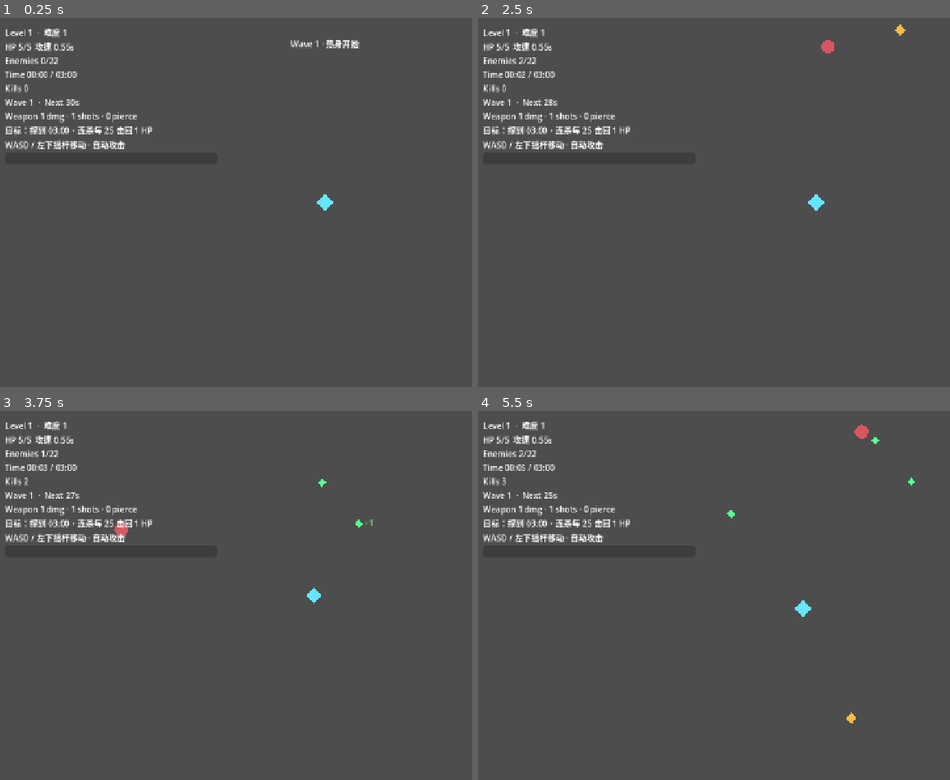
Above: before the commit, frames 1-4 (two rows, left to right).
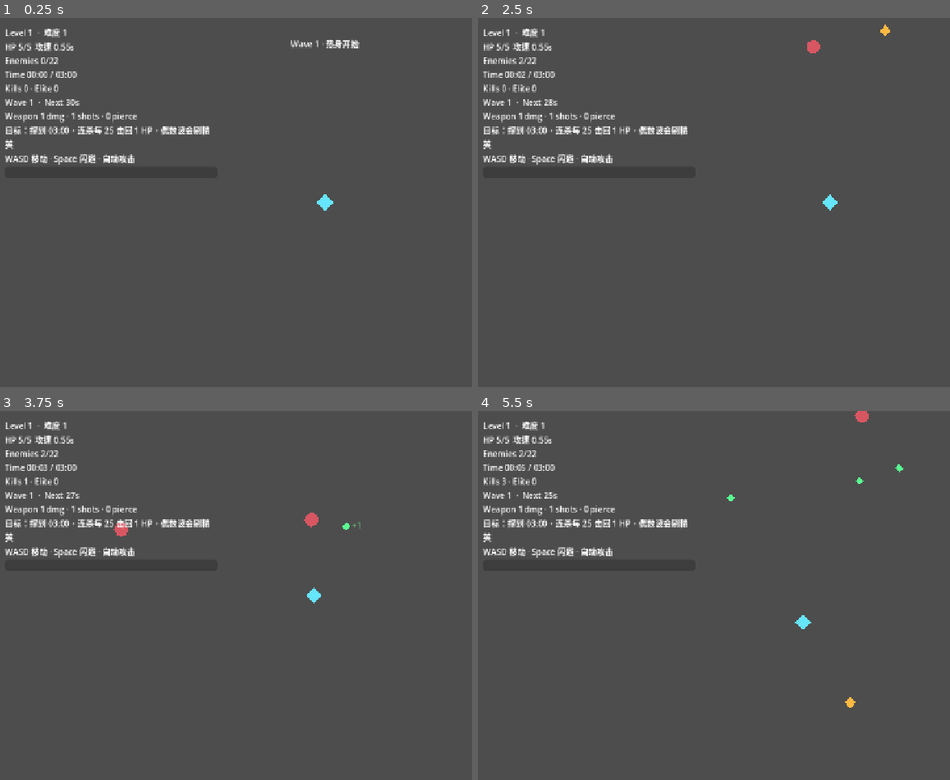
Above: after the commit, the same moments.

Repository: clhwbd/survivor-demo
Game: Godot game, scene res://scenes/main.tscn
Two runs of this game, one before a commit and one after it. Both use one fixed random seed, a clock stepped at 60 frames per second and the inputs below.
Inputs (mouse positions are in pixels of both pictures, inside the frame that each line leads up to):
- Up to frame 1 (0.25 s): no input
- Up to frame 2 (2.5 s): tap Enter at 0.5, 2.1 s; move the mouse to (945, 184) at 0.52 s; hold D (move_right) 0.53-1.25 s; tap Space (dash_run, bound only after the commit) at 0.6, 2.3 s; click (945, 184) at 0.67 s; drag from (671, 220) to (770, 276) at 1.27 s; tap R (restart_run) at 2 s; move the mouse to (869, 121) at 2.02 s; hold D (move_right) from 2.03 s (still down)
- Up to frame 3 (3.75 s): release D (move_right) at 2.75 s; drag from (292, 669) to (127, 540) at 2.77 s; move the mouse to (outside the picture) at 3.52 s; hold A (move_left) from 3.53 s (still down); tap Space (dash_run, bound only after the commit) at 3.6 s
- Up to frame 4 (5.5 s): release A (move_left) at 4.25 s; drag from (605, 540) to (704, 503) at 4.27 s; move the mouse to (836, 595) at 5.02 s; hold S (move_down) from 5.03 s (still down); tap Enter at 5.1 s; click (836, 595) at 5.17 s; tap Space (dash_run, bound only after the commit) at 5.3 s

The runs differ from the first frame. In frame 1, 1.1% of the frame differs, in the area x 1-45%, y 18-40%; in frame 2, 1.5%; in frame 3, 1.3%; in frame 4, 1.6%, in the area x 1-93%, y 0-85%.

Commit message:
feat: add dash controls and elite wave polish

Diff:
--- a/game/project.godot
+++ b/game/project.godot
@@ -66,3 +66,9 @@
 "events": [Object(InputEventKey,"resource_local_to_scene":false,"resource_name":"","device":-1,"window_id":0,"alt_press …(194 unchanged characters)…
 ]
 }
+dash_run={
+"deadzone": 0.2,
+"events": [Object(InputEventKey,"resource_local_to_scene":false,"resource_name":"","device":-1,"window_id":0,"alt_pressed":false,"shift_pressed":false,"ctrl_pressed":false,"meta_pressed":false,"pressed":false,"keycode":32,"physical_keycode":32,"key_label":32,"unicode":32,"location":0,"echo":false,"script":null)
+, Object(InputEventKey,"resource_local_to_scene":false,"resource_name":"","device":-1,"window_id":0,"alt_pressed":false,"shift_pressed":false,"ctrl_pressed":false,"meta_pressed":false,"pressed":false,"keycode":4194320,"physical_keycode":0,"key_label":4194320,"unicode":0,"location":0,"echo":false,"script":null)
+]
+}
--- a/game/scenes/main.tscn
+++ b/game/scenes/main.tscn
@@ -175,17 +175,32 @@
 grow_vertical = 0
 script = ExtResource("6_joystick")
 
-[node name="MobileHint" type="Label" parent="HUD"]
+[node name="DashButton" type="Button" parent="HUD"]
 visible = false
 anchors_preset = 12
 anchor_left = 1.0
 anchor_top = 1.0
 anchor_right = 1.0
 anchor_bottom = 1.0
+offset_left = -214.0
+offset_top = -206.0
+offset_right = -34.0
+offset_bottom = -106.0
+grow_horizontal = 0
+grow_vertical = 0
+text = "闪避"
+
+[node name="MobileHint" type="Label" parent="HUD"]
+visible = false
+anchors_preset = 12
+anchor_left = 1.0
+anchor_top = 1.0
+anchor_right = 1.0
+anchor_bottom = 1.0
 offset_left = -236.0
-offset_top = -176.0
+offset_top = -292.0
 offset_right = -24.0
-offset_bottom = -110.0
+offset_bottom = -222.0
 grow_horizontal = 0
 grow_vertical = 0
 autowrap_mode = 3
--- a/game/scripts/enemy_basic.gd
+++ b/game/scripts/enemy_basic.gd
@@ -12,44 +12,69 @@
 var target: Node2D
 var health: int
 var _last_hit_msec: int = 0
+var is_elite: bool = false
+var elite_bonus_scale: float = 1.0
 
 @onready var body_polygon: Polygon2D = $Body
 
 func _ready() -> void:
-    health = max_health
-    if target == null and not target_path.is_empty():
-        target = get_node_or_null(target_path) as Node2D
+	health = max_health
+	if target == null and not target_path.is_empty():
+		target = get_node_or_null(target_path) as Node2D
 
 func _physics_process(_delta: float) -> void:
-    if target == null or not is_instance_valid(target):
-        velocity = Vector2.ZERO
-        move_and_slide()
-        return
+	if target == null or not is_instance_valid(target):
+		velocity = Vector2.ZERO
+		move_and_slide()
+		return
 
-    var to_target := target.global_position - global_position
-    if to_target.length_squared() <= 324.0:
-        velocity = Vector2.ZERO
-        var now := Time.get_ticks_msec()
-        if now - _last_hit_msec >= 700:
-            _last_hit_msec = now
-            if target.has_method("take_damage"):
-                target.take_damage(contact_damage)
-    else:
-        velocity = to_target.normalized() * move_speed
+	var to_target := target.global_position - global_position
+	var hit_distance_sq := 324.0
+	if is_elite:
+		hit_distance_sq = 484.0
+	if to_target.length_squared() <= hit_distance_sq:
+		velocity = Vector2.ZERO
+		var now := Time.get_ticks_msec()
+		var hit_cooldown := 700
+		if is_elite:
+			hit_cooldown = 520
+		if now - _last_hit_msec >= hit_cooldown:
+			_last_hit_msec = now
+			if target.has_method("take_damage"):
+				target.take_damage(contact_damage)
+	else:
+		velocity = to_target.normalized() * move_speed
 
-    move_and_slide()
+	move_and_slide()
 
 func take_damage(amount: int) -> void:
-    health -= amount
-    _flash(Color(1.0, 1.0, 1.0, 1.0), 0.08)
-    if health <= 0:
-        died.emit(self, global_position, xp_reward)
-        queue_free()
+	health -= amount
+	if is_elite:
+		_flash(Color(1.0, 0.92, 0.35, 1.0), 0.10)
+	else:
+		_flash(Color(1.0, 1.0, 1.0, 1.0), 0.08)
+	if health <= 0:
+		died.emit(self, global_position, xp_reward)
+		queue_free()
+
+func make_elite(scale_bonus: float = 1.22) -> void:
+	if is_elite:
+		return
+	is_elite = true
+	elite_bonus_scale = scale_bonus
+	move_speed = move_speed * 1.10
+	max_health = maxi(max_health + 3, int(round(float(max_health) * 2.2)))
+	health = max_health
+	contact_damage += 1
+	xp_reward = maxi(xp_reward + 3, xp_reward * 2)
+	scale = Vector2.ONE * scale_bonus
+	if body_polygon != null:
+		body_polygon.color = Color(1.0, 0.72, 0.26, 1.0)
 
 func _flash(color_value: Color, duration: float) -> void:
-    if body_polygon == null:
-        return
-    var original := body_polygon.color
-    body_polygon.color = color_value
-    var tween := create_tween()
-    tween.tween_property(body_polygon, "color", original, duration)
+	if body_polygon == null:
+		return
+	var original := body_polygon.color
+	body_polygon.color = color_value
+	var tween := create_tween()
+	tween.tween_property(body_polygon, "color", original, duration)
--- a/game/scripts/main.gd
+++ b/game/scripts/main.gd
@@ -30,8 +30,13 @@
 var _last_level: int = 1
 var _browser_hint_acknowledged: bool = false
 var _heals_awarded_by_kills: int = 0
+var _elites_spawned_total: int = 0
+var _camera_shake_strength: float = 0.0
+var _camera_shake_time: float = 0.0
+var _camera_base_offset: Vector2 = Vector2.ZERO
 
 @onready var player: CharacterBody2D = $Player
+@onready var player_camera: Camera2D = $Player/Camera2D
 @onready var enemies: Node2D = $Enemies
 @onready var projectiles: Node2D = $Projectiles
 @onready var pickups: Node2D = $Pickups
@@ -54,6 +59,7 @@
 @onready var focus_detail: Label = $HUD/FocusOverlay/PanelContainer/MarginContainer/VBoxContainer/DetailLabel
 @onready var restart_button: Button = $HUD/RestartButton
 @onready var joystick: Control = $HUD/TouchJoystick
+@onready var dash_button: Button = $HUD/DashButton
 @onready var mobile_hint: Label = $HUD/MobileHint
 
 func _ready() -> void:
@@ -84,14 +90,21 @@
 	player.stats_changed.connect(_on_player_stats_changed)
 	if player.has_signal("died"):
 		player.died.connect(_on_player_died)
+	if player.has_signal("dash_state_changed"):
+		player.dash_state_changed.connect(_on_player_dash_state_changed)
 
 	if joystick != null:
 		joystick.vector_changed.connect(_on_joystick_vector_changed)
+	if dash_button != null:
+		dash_button.pressed.connect(_on_dash_button_pressed)
 	if restart_button != null:
 		restart_button.pressed.connect(_reload_scene)
+	if player_camera != null:
+		_camera_base_offset = player_camera.offset
 
 	_on_player_xp_changed(player.xp, player.xp_to_next, player.level)
 	_on_player_stats_changed(player.health, player.max_health, player.level)
+	_on_player_dash_state_changed(true, 0.0, false)
 	_update_enemy_count()
 	_update_meta_hud()
 	_apply_wave_state(true)
@@ -111,6 +124,7 @@
 	_update_enemy_count()
 	_update_meta_hud()
 	_update_focus_overlay()
+	_update_camera_feedback(delta)
 
 func _input(event: InputEvent) -> void:
 	if event is InputEventMouseButton and event.pressed:
@@ -133,6 +147,8 @@
 	var show_touch_ui := OS.has_feature("web") or OS.has_feature("mobile")
 	if joystick != null:
 		joystick.visible = show_touch_ui
+	if dash_button != null:
+		dash_button.visible = show_touch_ui
 	if mobile_hint != null:
 		mobile_hint.visible = show_touch_ui
 	if focus_overlay != null:
@@ -154,7 +170,7 @@
 	if not needs_hint:
 		return
 	focus_title.text = "轻触画面开始 / 恢复操控"
-	focus_detail.text = "网页端首次进入或浏览器失焦后，需要先点一下游戏区域。\n桌面端可用 WASD，手机端拖动左下角摇杆移动。"
+	focus_detail.text = "网页端首次进入或浏览器失焦后，需要先点一下游戏区域。\n桌面端可用 WASD + Space 闪避，手机端拖动左下角摇杆并点右下闪避。"
 
 func _update_difficulty() -> void:
 	var next_stage := int(floor(elapsed_time / difficulty_step_seconds))
@@ -162,8 +178,11 @@
 		return
 
 	difficulty_stage = next_stage
-	spawn_timer.wait_time = max(0.28, spawn_interval - difficulty_stage * 0.06)
-	max_alive_enemies = min(88, 18 + difficulty_stage * 5 + wave_index * 2)
+	spawn_timer.wait_time = maxf(0.28, spawn_interval - difficulty_stage * 0.06)
+	max_alive_enemies = mini(88, 18 + difficulty_stage * 5 + wave_index * 2)
+	if difficulty_stage > 0:
+		_show_banner("危险升级 · Stage %d" % (difficulty_stage + 1))
+		_add_camera_shake(5.0, 0.18)
 
 func _update_wave_progress() -> void:
 	var target_wave: int = mini(int(floor(elapsed_time / wave_length_seconds)) + 1, int(ceil(demo_goal_seconds / wave_length_seconds)))
@@ -172,14 +191,31 @@
 		_apply_wave_state(false)
 
 func _apply_wave_state(is_initial: bool) -> void:
-	spawn_count_per_wave = min(8, 1 + int((wave_index - 1) / 1.5))
-	max_alive_enemies = min(88, 14 + wave_index * 8 + difficulty_stage * 4)
-	spawn_timer.wait_time = max(0.28, spawn_interval - wave_index * 0.08 - difficulty_stage * 0.05)
+	spawn_count_per_wave = mini(8, 1 + int((wave_index - 1) / 1.5))
+	max_alive_enemies = mini(88, 14 + wave_index * 8 + difficulty_stage * 4)
+	spawn_timer.wait_time = maxf(0.28, spawn_interval - wave_index * 0.08 - difficulty_stage * 0.05)
 	if not is_initial:
 		player.heal(1)
 		_show_banner("Wave %d · 火力升级" % wave_index)
 		_spawn_popup(player.global_position + Vector2(0, -32), "+1 HP", Color(0.55, 1.0, 0.65, 1.0))
+		_add_camera_shake(7.0, 0.26)
+		_spawn_elite_pack_for_wave()
 	_update_tip_text()
+
+func _spawn_elite_pack_for_wave() -> void:
+	if wave_index < 2 or game_over or demo_clear:
+		return
+	var elite_count := 0
+	if wave_index % 2 == 0:
+		elite_count += 1
+	if wave_index >= 5:
+		elite_count += 1
+	for _i in elite_count:
+		if enemies.get_child_count() >= max_alive_enemies:
+			break
+		_spawn_enemy(true)
+	if elite_count > 0:
+		_spawn_popup(player.global_position + Vector2(0, -58), "ELITE INBOUND", Color(1.0, 0.8, 0.3, 1.0))
 
 func _on_spawn_timer_timeout() -> void:
 	if enemy_scene == null or not is_instance_valid(player) or game_over or demo_clear:
@@ -193,13 +229,13 @@
 	for _i in spawn_total:
 		_spawn_enemy()
 
-func _spawn_enemy() -> void:
+func _spawn_enemy(force_elite: bool = false) -> void:
 	var spawn_roll := randf()
 	var scene_to_spawn: PackedScene = enemy_scene
 	var fast_weight: float = minf(0.52, 0.14 + wave_index * 0.05 + difficulty_stage * 0.02)
 	var tank_weight: float = 0.0
 	if wave_index >= 3:
-		tank_weight = min(0.26, 0.06 + (wave_index - 2) * 0.04)
+		tank_weight = minf(0.26, 0.06 + (wave_index - 2) * 0.04)
 	if tank_enemy_scene != null and spawn_roll < tank_weight:
 		scene_to_spawn = tank_enemy_scene
 	elif fast_enemy_scene != null and spawn_roll < tank_weight + fast_weight:
@@ -215,6 +251,10 @@
 	enemy.set("contact_damage", int(enemy.get("contact_damage")) + int((difficulty_stage + wave_index - 1) / 5))
 	enemy.set("xp_reward", int(enemy.get("xp_reward")) + int((wave_index - 1) / 2))
 	enemy.set("target", player)
+	if force_elite and enemy.has_method("make_elite"):
+		enemy.make_elite(1.28 + minf(0.14, float(wave_index - 2) * 0.02))
+		_elites_spawned_total += 1
+		_add_camera_shake(9.0, 0.25)
 	if enemy.has_signal("died"):
 		enemy.died.connect(_on_enemy_died)
 	enemies.add_child(enemy)
@@ -262,9 +302,15 @@
 
 	return nearest
 
-func _on_enemy_died(_enemy: Node, death_position: Vector2, xp_reward: int) -> void:
+func _on_enemy_died(enemy: Node, death_position: Vector2, xp_reward: int) -> void:
 	kill_count += 1
-	_spawn_popup(death_position, "+%d" % xp_reward, Color(0.5, 1.0, 0.6, 1.0))
+	var popup_color := Color(0.5, 1.0, 0.6, 1.0)
+	var popup_text := "+%d" % xp_reward
+	if enemy != null and bool(enemy.get("is_elite")):
+		popup_color = Color(1.0, 0.82, 0.36, 1.0)
+		popup_text = "ELITE +%d" % xp_reward
+		_add_camera_shake(8.0, 0.22)
+	_spawn_popup(death_position, popup_text, popup_color)
 	var expected_heal_rewards := int(kill_count / 25)
 	if expected_heal_rewards > _heals_awarded_by_kills:
 		_heals_awarded_by_kills = expected_heal_rewards
@@ -280,10 +326,12 @@
 	xp_orb.global_position = death_position
 	xp_orb.set("xp_value", xp_orb_value + xp_reward - 1)
 	xp_orb.set("target", player)
+	xp_orb.set("magnet_distance", 110.0 + player.level * 6.0 + (18.0 if enemy != null and bool(enemy.get("is_elite")) else 0.0))
+	xp_orb.set("move_speed", 180.0 + player.level * 7.0)
 	pickups.add_child(xp_orb)
 
 func _on_player_xp_changed(current_xp: int, xp_to_next: int, level: int) -> void:
-	attack_timer.wait_time = max(0.14, attack_interval - (level - 1) * 0.02)
+	attack_timer.wait_time = maxf(0.14, attack_interval - (level - 1) * 0.02)
 	hud_level.text = "Level %d  ·  难度 %d" % [level, difficulty_stage + 1]
 	hud_xp_bar.max_value = max(1, xp_to_next)
 	hud_xp_bar.value = current_xp
@@ -295,16 +343,38 @@
 	hud_weapon.text = "Weapon %d dmg · %d shots · %d pierce" % [1 + int((level - 1) / 3) + int((wave_index - 1) / 4), shots, pierce]
 	if level > _last_level:
 		_show_banner("LEVEL UP · Lv.%d" % level)
+		_add_camera_shake(6.0, 0.18)
 	_last_level = level
 
 func _on_player_stats_changed(health: int, max_health: int, _level: int) -> void:
 	hud_health.text = "HP %d/%d  攻速 %.2fs" % [health, max_health, attack_timer.wait_time]
 	if _last_health >= 0 and health < _last_health and not game_over:
 		_spawn_popup(player.global_position + Vector2(0, -22), "-%d" % (_last_health - health), Color(1.0, 0.45, 0.45, 1.0))
+		_add_camera_shake(10.0, 0.16)
 	_last_health = health
 	if health <= 0 and not game_over:
 		_on_player_died()
 	_update_tip_text()
+
+func _on_player_dash_state_changed(is_ready: bool, cooldown_remaining: float, is_dashing: bool) -> void:
+	if dash_button == null:
+		return
+	if is_dashing:
+		dash_button.text = "闪避!"
+		dash_button.disabled = false
+	elif is_ready:
+		dash_button.text = "闪避"
+		dash_button.disabled = false
+	else:
+		dash_button.text = "%.1fs" % cooldown_remaining
+		dash_button.disabled = true
+
+func _on_dash_button_pressed() -> void:
+	if player != null and player.has_method("request_dash"):
+		if player.request_dash():
+			_browser_hint_acknowledged = true
+			_spawn_popup(player.global_position + Vector2(0, -38), "Dash", Color(1.0, 0.92, 0.52, 1.0))
+			_add_camera_shake(4.0, 0.12)
 
 func _on_player_died() -> void:
 	if game_over:
@@ -314,6 +384,7 @@
 	attack_timer.stop()
 	hud_tip.text = "GAME OVER · 按 R 或点按钮重开"
 	_show_banner("战斗结束 · 击杀 %d" % kill_count)
+	_add_camera_shake(12.0, 0.28)
 	if restart_button != null:
 		restart_button.visible = true
 
@@ -325,6 +396,7 @@
 	attack_timer.stop()
 	hud_tip.text = "DEMO CLEAR · 按 R 或点按钮再来一局"
 	_show_banner("Demo Clear · 存活 %02d:%02d" % [int(elapsed_time) / 60, int(elapsed_time) % 60])
+	_add_camera_shake(10.0, 0.35)
 	if restart_button != null:
 		restart_button.visible = true
 
@@ -337,9 +409,9 @@
 	var seconds := total_seconds % 60
 	var next_wave_in := maxi(0, int(ceil(float(wave_index) * wave_length_seconds - elapsed_time)))
 	hud_timer.text = "Time %02d:%02d / %02d:%02d" % [minutes, seconds, int(demo_goal_seconds) / 60, int(demo_goal_seconds) % 60]
-	hud_kills.text = "Kills %d" % kill_count
+	hud_kills.text = "Kills %d · Elite %d" % [kill_count, _elites_spawned_total]
 	hud_wave.text = "Wave %d  ·  Next %02ds" % [wave_index, next_wave_in]
-	hud_objective.text = "目标：撑到 %02d:%02d，连杀每 25 击回 1 HP" % [int(demo_goal_seconds) / 60, int(demo_goal_seconds) % 60]
+	hud_objective.text = "目标：撑到 %02d:%02d，连杀每 25 击回 1 HP，偶数波会刷精英" % [int(demo_goal_seconds) / 60, int(demo_goal_seconds) % 60]
 
 func _spawn_popup(world_position: Vector2, text_value: String, color_value: Color) -> void:
 	if damage_popup_scene == null:
@@ -368,16 +440,16 @@
 func _update_tip_text() -> void:
 	if game_over or demo_clear:
 		return
-	var tip := "WASD / 左下摇杆移动 · 自动攻击"
+	var tip := "WASD 移动 · Space 闪避 · 自动攻击"
 	if OS.has_feature("web"):
-		tip = "网页端先点一下画面再操作 · WASD / 摇杆移动"
+		tip = "网页端先点一下画面再操作 · WASD / 摇杆移动 · Space / 右下闪避"
 	if player.health <= 2:
-		tip = "低血量！多拉扯，多吃经验升级回血"
+		tip = "低血量！闪避穿怪保命，多吃经验升级回血"
 	elif wave_index >= 4:
-		tip = "重装敌已加入，优先走位拉开，不要被包围"
+		tip = "重装与精英已加入，别贪输出，先拉扯再收割"
 	hud_tip.text = tip
 	if mobile_hint != null:
-		mobile_hint.text = "拖动摇杆移动\nR 键 / 右侧按钮重开"
+		mobile_hint.text = "左手摇杆走位\n右下闪避穿怪\nR / 按钮重开"
 
 func _get_spawn_position() -> Vector2:
 	var player_position := player.global_position
@@ -402,5 +474,20 @@
 	if direction.length() > 0.0:
 		_browser_hint_acknowledged = true
 
+func _add_camera_shake(strength: float, duration: float) -> void:
+	_camera_shake_strength = maxf(_camera_shake_strength, strength)
+	_camera_shake_time = maxf(_camera_shake_time, duration)
+
+func _update_camera_feedback(delta: float) -> void:
+	if player_camera == null:
+		return
+	if _camera_shake_time > 0.0:
+		_camera_shake_time = maxf(0.0, _camera_shake_time - delta)
+		_camera_shake_strength = lerpf(_camera_shake_strength, 0.0, delta * 10.0)
+		player_camera.offset = _camera_base_offset + Vector2(randf_range(-_camera_shake_strength, _camera_shake_strength), randf_range(-_camera_shake_strength, _camera_shake_strength))
+	else:
+		_camera_shake_strength = 0.0
+		player_camera.offset = player_camera.offset.lerp(_camera_base_offset, delta * 12.0)
+
 func _reload_scene() -> void:
 	get_tree().reload_current_scene()
--- a/game/scripts/player.gd
+++ b/game/scripts/player.gd
@@ -3,9 +3,13 @@
 signal xp_changed(current_xp: int, xp_to_next: int, level: int)
 signal stats_changed(health: int, max_health: int, level: int)
 signal died
+signal dash_state_changed(is_ready: bool, cooldown_remaining: float, is_dashing: bool)
 
 @export var speed: float = 240.0
 @export var max_health: int = 5
+@export var dash_speed: float = 560.0
+@export var dash_duration: float = 0.18
+@export var dash_cooldown: float = 1.35
 
 var health: int
 var level: int = 1
@@ -13,6 +17,10 @@
 var xp_to_next: int = 5
 var invulnerable_until_msec: int = 0
 var external_input_vector: Vector2 = Vector2.ZERO
+var _dash_remaining: float = 0.0
+var _dash_cooldown_remaining: float = 0.0
+var _dash_direction: Vector2 = Vector2.RIGHT
+var _last_move_direction: Vector2 = Vector2.DOWN
 
 @onready var body_polygon: Polygon2D = $Body
 
@@ -20,17 +28,62 @@
 	health = max_health
 	xp_changed.emit(xp, xp_to_next, level)
 	stats_changed.emit(health, max_health, level)
+	dash_state_changed.emit(true, 0.0, false)
 
-func _physics_process(_delta: float) -> void:
+func _physics_process(delta: float) -> void:
 	var keyboard_dir := Input.get_vector("move_left", "move_right", "move_up", "move_down")
 	var input_dir := keyboard_dir
 	if external_input_vector.length() > keyboard_dir.length():
 		input_dir = external_input_vector
-	velocity = input_dir.limit_length(1.0) * speed
+	input_dir = input_dir.limit_length(1.0)
+	if input_dir.length() > 0.0:
+		_last_move_direction = input_dir
+
+	if _dash_cooldown_remaining > 0.0:
+		_dash_cooldown_remaining = maxf(0.0, _dash_cooldown_remaining - delta)
+
+	if Input.is_action_just_pressed("dash_run"):
+		request_dash(input_dir)
+
+	if _dash_remaining > 0.0:
+		_dash_remaining = maxf(0.0, _dash_remaining - delta)
+		velocity = _dash_direction * dash_speed
+	else:
+		velocity = input_dir * speed
+
 	move_and_slide()
+	dash_state_changed.emit(_dash_cooldown_remaining <= 0.0, _dash_cooldown_remaining, _dash_remaining > 0.0)
 
 func set_external_input_vector(direction: Vector2) -> void:
 	external_input_vector = direction.limit_length(1.0)
+
+func request_dash(preferred_direction: Vector2 = Vector2.ZERO) -> bool:
+	if health <= 0 or _dash_remaining > 0.0 or _dash_cooldown_remaining > 0.0:
+		return false
+
+	var dash_dir := preferred_direction.limit_length(1.0)
+	if dash_dir == Vector2.ZERO:
+		var keyboard_dir := Input.get_vector("move_left", "move_right", "move_up", "move_down")
+		var input_dir := keyboard_dir
+		if external_input_vector.length() > keyboard_dir.length():
+			input_dir = external_input_vector
+		dash_dir = input_dir.limit_length(1.0)
+	if dash_dir == Vector2.ZERO:
+		dash_dir = _last_move_direction.limit_length(1.0)
+	if dash_dir == Vector2.ZERO:
+		return false
+
+	_dash_direction = dash_dir
+	_last_move_direction = dash_dir
+	_dash_remaining = dash_duration
+	_dash_cooldown_remaining = dash_cooldown
+	invulnerable_until_msec = max(invulnerable_until_msec, Time.get_ticks_msec() + int(dash_duration * 1000.0) + 80)
+	_flash(Color(1.0, 0.95, 0.6, 1.0), 0.10)
+	dash_state_changed.emit(false, _dash_cooldown_remaining, true)
+	return true
+
+func is_dashing() -> bool:
+	return _dash_remaining > 0.0
 
 func take_damage(amount: int) -> void:
 	var now := Time.get_ticks_msec()
Not shown, changed: CHANGELOG.md
Not shown, changed: README.md
Not shown, changed: builds/web/index.html
Not shown, changed: builds/web/index.js
Not shown, changed: builds/web/index.pck
Not shown, changed: builds/web/index.wasm
Not shown, changed: docs/status.md
